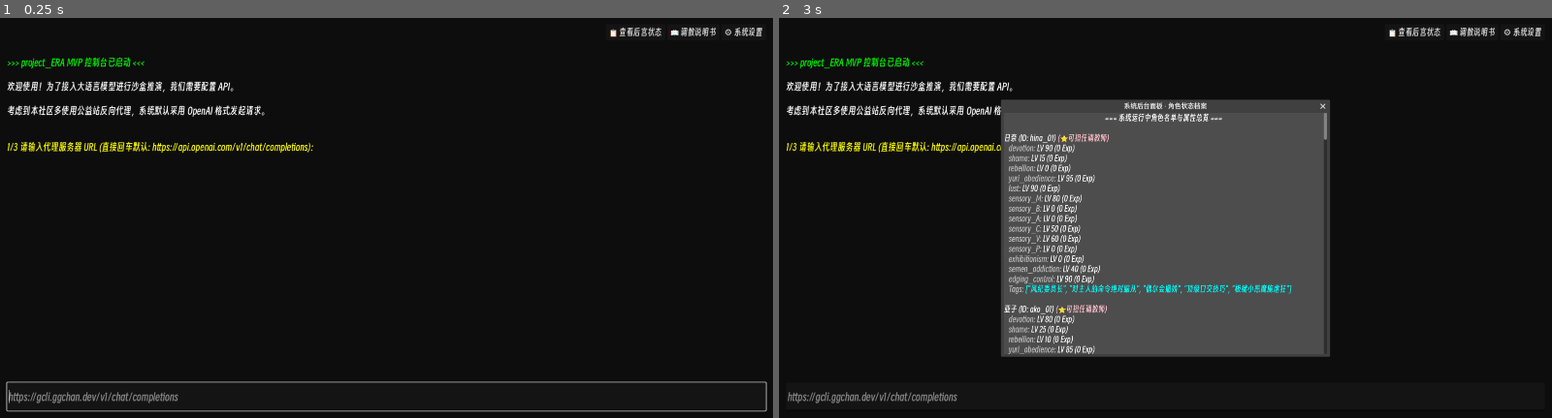
Above: before the commit, frames 1-2 (left to right).
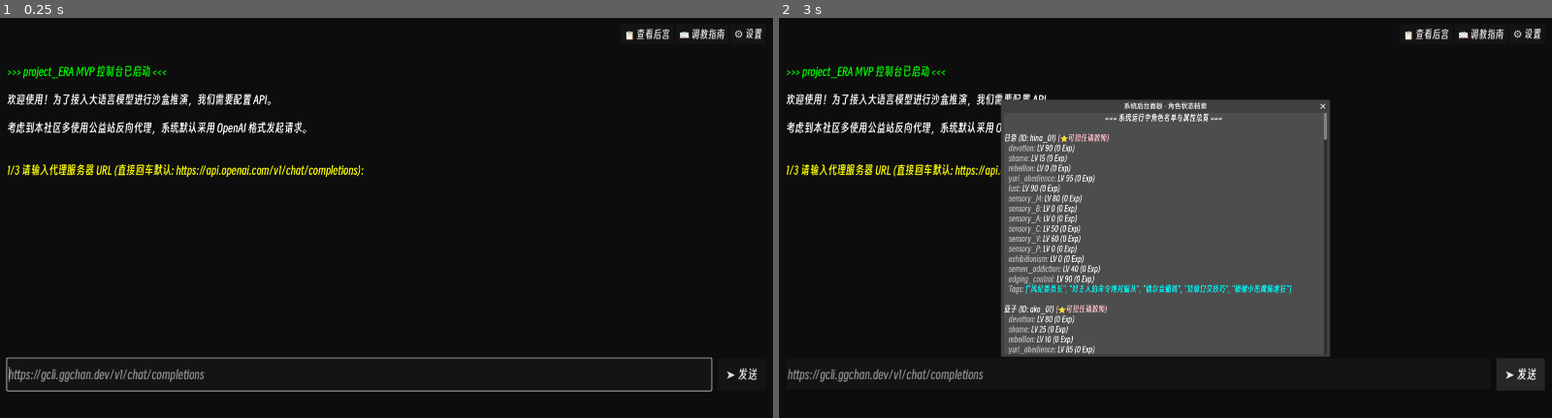
Above: after the commit, the same moments.

Repository: maru044/project_ERA
Game: Godot game, scene res://Scenes/Main.tscn
The game is run twice, just before and just after one commit, with the same random seed, the same clock (stepped at 60 frames per second) and the same inputs.
Inputs (mouse positions are in pixels of both pictures, inside the frame that each line leads up to):
- Up to frame 1 (0.25 s): no input
- Up to frame 2 (3 s): click "📋 查看后宫状态" (after the commit: "📋 查看后宫") at 0.5 s; click "📖 调教说明书" (after the commit: "📖 调教指南") at 1.25 s; click "⚙️ 系统设置" (after the commit: "⚙️ 设置") at 2 s; click (1521, 374) at 2.75 s, where only the run after the commit has a clickable "➤ 发送"

The runs differ from the first frame. In frame 1, 7.0% of the frame differs, in the area x 0-100%, y 2-99%; in frame 2, 4.7%.

Commit message:
feat: 移动端UI适配，增加实体发送按钮与安全区留白

Diff:
--- a/project-era/Scripts/Network/LLM_Client.gd
+++ b/project-era/Scripts/Network/LLM_Client.gd
@@ -20,6 +20,7 @@
 const MODE_ROLEPLAY = "roleplay" # B模式：深度夜伽，输出扮演文本
 const MODE_META = "meta"         # C模式：元叙事，Miku助手交流
 const MODE_KOUJO = "koujo"       # D模式：执行完毕后的口上反应生成
+const MODE_REPORT = "report"     # E模式：夜晚总结简报生成
 
 func _ready() -> void:
 	http_request = HTTPRequest.new()
@@ -87,6 +88,8 @@
 		prefill_text = "</think>\n<thinking>\nOK，Miku 保持轻松可爱、无需顾虑呢^_^！Master 是来找我讨论这些底层数据的对吧，我来看看应该怎么用吐槽的方式回复："
 	elif mode == MODE_KOUJO:
 		prefill_text = "</think>\n<thinking>\nOK，收到底层传来的战报了。我将严格根据刚刚系统跑骰得出的成功/失败/高潮结果，完全代入角色视角，来一场生动的调教口上演绎："
+	elif mode == MODE_REPORT:
+		prefill_text = "</think>\n<thinking>\nOK，现在我来作为系统向Master做今天的最终汇报。我会把今天系统里发生的事情梳理成一份优雅的、有条理的晚报："
 
 	messages.append({
 		"role": "assistant",
@@ -178,6 +181,11 @@
 			prompt += PromptTemplates.CORE_SETTING
 			prompt += "\n当前参与互动的角色面板：\n" + data_str
 			prompt += "\n" + PromptTemplates.GAME_FORMAT_RULES
+		MODE_REPORT:
+			prompt = "你是ERA沙盒系统管理员Miku。以下是今天发生的所有调教事件检定战报。\n请你根据这些冰冷的数据，将其总结并润色为一份提供给Master的《每日晚报》。简报需要以客观但带有少许调侃的口吻进行总结，说明哪些角色承受了什么样的调教，获得了什么样的进展，或者发生了哪些多重高潮走火事件。\n"
+			prompt += PromptTemplates.CORE_SETTING
+			prompt += logs_str
+			prompt += "\n" + PromptTemplates.GAME_FORMAT_RULES
 	return prompt
 
 # ---------------------------------------------------------
--- a/project-era/Scripts/UI/ConsoleCLI.gd
+++ b/project-era/Scripts/UI/ConsoleCLI.gd
@@ -210,12 +210,12 @@
 	# 垂直布局容器
 	var vbox = VBoxContainer.new()
 	vbox.set_anchors_preset(PRESET_FULL_RECT)
-	vbox.add_theme_constant_override("separation", 10)
+	vbox.add_theme_constant_override("separation", 15)
 	var margins = MarginContainer.new()
 	margins.add_theme_constant_override("margin_left", 20)
 	margins.add_theme_constant_override("margin_right", 20)
 	margins.add_theme_constant_override("margin_top", 20)
-	margins.add_theme_constant_override("margin_bottom", 100) # [Web/手机端安全区] 强行留白，防底栏遮挡输入框
+	margins.add_theme_constant_override("margin_bottom", 150) # [Web/手机端安全区] 加大留白，防底栏与系统键盘遮挡
 	margins.set_anchors_preset(PRESET_FULL_RECT)
 	margins.add_child(vbox)
 	add_child(margins)
@@ -230,30 +230,30 @@
 	time_label = RichTextLabel.new()
 	time_label.bbcode_enabled = true
 	time_label.size_flags_horizontal = Control.SIZE_EXPAND_FILL
-	time_label.custom_minimum_size.y = 40
-	time_label.add_theme_font_size_override("normal_font_size", 22)
-	time_label.add_theme_font_size_override("bold_font_size", 22)
+	time_label.custom_minimum_size.y = 50
+	time_label.add_theme_font_size_override("normal_font_size", 26)
+	time_label.add_theme_font_size_override("bold_font_size", 26)
 	time_label.add_theme_font_override("normal_font", custom_font)
 	time_label.add_theme_font_override("bold_font", custom_font)
 	header_box.add_child(time_label)
 
 	var roster_btn = Button.new()
-	roster_btn.text = " 📋 查看后宫状态 "
-	roster_btn.add_theme_font_size_override("font_size", 22)
+	roster_btn.text = " 📋 查看后宫 "
+	roster_btn.add_theme_font_size_override("font_size", 26)
 	roster_btn.add_theme_font_override("font", custom_font)
 	roster_btn.pressed.connect(_on_roster_button_pressed)
 	header_box.add_child(roster_btn)
 
 	var help_btn = Button.new()
-	help_btn.text = " 📖 调教说明书 "
-	help_btn.add_theme_font_size_override("font_size", 22)
+	help_btn.text = " 📖 调教指南 "
+	help_btn.add_theme_font_size_override("font_size", 26)
 	help_btn.add_theme_font_override("font", custom_font)
 	help_btn.pressed.connect(_on_help_button_pressed)
 	header_box.add_child(help_btn)
 
 	var settings_btn = Button.new()
-	settings_btn.text = " ⚙️ 系统设置 "
-	settings_btn.add_theme_font_size_override("font_size", 22)
+	settings_btn.text = " ⚙️ 设置 "
+	settings_btn.add_theme_font_size_override("font_size", 26)
 	settings_btn.add_theme_font_override("font", custom_font)
 	settings_btn.pressed.connect(_on_settings_button_pressed)
 	header_box.add_child(settings_btn)
@@ -278,28 +278,36 @@
 	output_log.selection_enabled = true # 允许玩家使用鼠标拖拽选中文字
 	output_log.context_menu_enabled = true # 允许玩家右键呼出复制菜单
 	output_log.size_flags_vertical = Control.SIZE_EXPAND_FILL
-	output_log.add_theme_font_size_override("normal_font_size", 24)
-	output_log.add_theme_font_size_override("bold_font_size", 24)
+	output_log.add_theme_font_size_override("normal_font_size", 28)
+	output_log.add_theme_font_size_override("bold_font_size", 28)
 	output_log.add_theme_font_override("normal_font", custom_font)
 	output_log.add_theme_font_override("bold_font", custom_font)
 	vbox.add_child(output_log)
 
 	# --- 底部输入区 ---
-	var input_area = VBoxContainer.new()
+	var input_area = HBoxContainer.new()
 	input_area.add_theme_constant_override("separation", 15)
 	vbox.add_child(input_area)
 
 	# 极宽极高的输入框
 	input_field = LineEdit.new()
 	input_field.size_flags_horizontal = Control.SIZE_EXPAND_FILL
-	input_field.custom_minimum_size.y = 70 # 确保好点击
-	input_field.add_theme_font_size_override("font_size", 26)
+	input_field.custom_minimum_size.y = 80 # 确保好点击
+	input_field.add_theme_font_size_override("font_size", 30)
 	input_field.add_theme_color_override("font_color", Color.GREEN_YELLOW)
 	input_field.add_theme_font_override("font", custom_font)
-	input_field.placeholder_text = "在此输入指令，按 Enter 键发送..."
+	input_field.placeholder_text = "在此输入指令..."
 	# 回车提交 (PC端为主)
 	input_field.text_submitted.connect(_on_input_submitted)
 	input_area.add_child(input_field)
+
+	var send_btn = Button.new()
+	send_btn.text = " ➤ 发送 "
+	send_btn.custom_minimum_size.x = 120
+	send_btn.add_theme_font_size_override("font_size", 30)
+	send_btn.add_theme_font_override("font", custom_font)
+	send_btn.pressed.connect(func(): _on_input_submitted(input_field.text))
+	input_area.add_child(send_btn)
 
 	# 启动后自动聚焦
 	input_field.grab_focus()
@@ -493,11 +501,34 @@
 
 func _advance_time() -> void:
 	time_phase += 1
+	var trigger_report = false
+	if time_phase == 4: # 4 = "🌙 傍晚 (战报结算)"
+		trigger_report = true
+
 	if time_phase >= PHASES.size():
 		time_phase = 0
 		current_day += 1
 		daily_system_logs.clear() # 跨天清空日志
 	_update_header()
+
+	if trigger_report:
+		_generate_daily_report()
+
+func _generate_daily_report() -> void:
+	if daily_system_logs.size() == 0:
+		_print_to_console("\n[color=gray]今日无事发生...系统自动跳过晚报结算。[/color]")
+		_advance_time()
+		return
+
+	current_state = AppState.WAITING_FOR_LLM
+	_print_to_console("\n[color=yellow]...正在整理今日所有行为日志，生成最终调教晚报...[/color]")
+	current_request_mode = "report"
+
+	var context = {"roster_data": {}, "daily_logs": daily_system_logs.duplicate()}
+	for char_data in char_manager.get_all_characters():
+		context["roster_data"][char_data.id] = char_data.get_prompt_context(false)
+
+	llm_client.send_request("report", "请对今天的日志进行总结汇报。", context, [])
 
 # ---------------------------------------------------------
 # 角色图鉴弹窗刷新
@@ -686,6 +717,9 @@
 	elif current_request_mode == "koujo":
 		# 如果刚刚执行完口上反馈，推进时间
 		_advance_time()
+	elif current_request_mode == "report":
+		# 如果刚刚执行完夜晚简报，自动进入深夜夜伽
+		_advance_time()
 
 func _on_llm_error(err_msg: String) -> void:
 	current_state = AppState.IDLE
